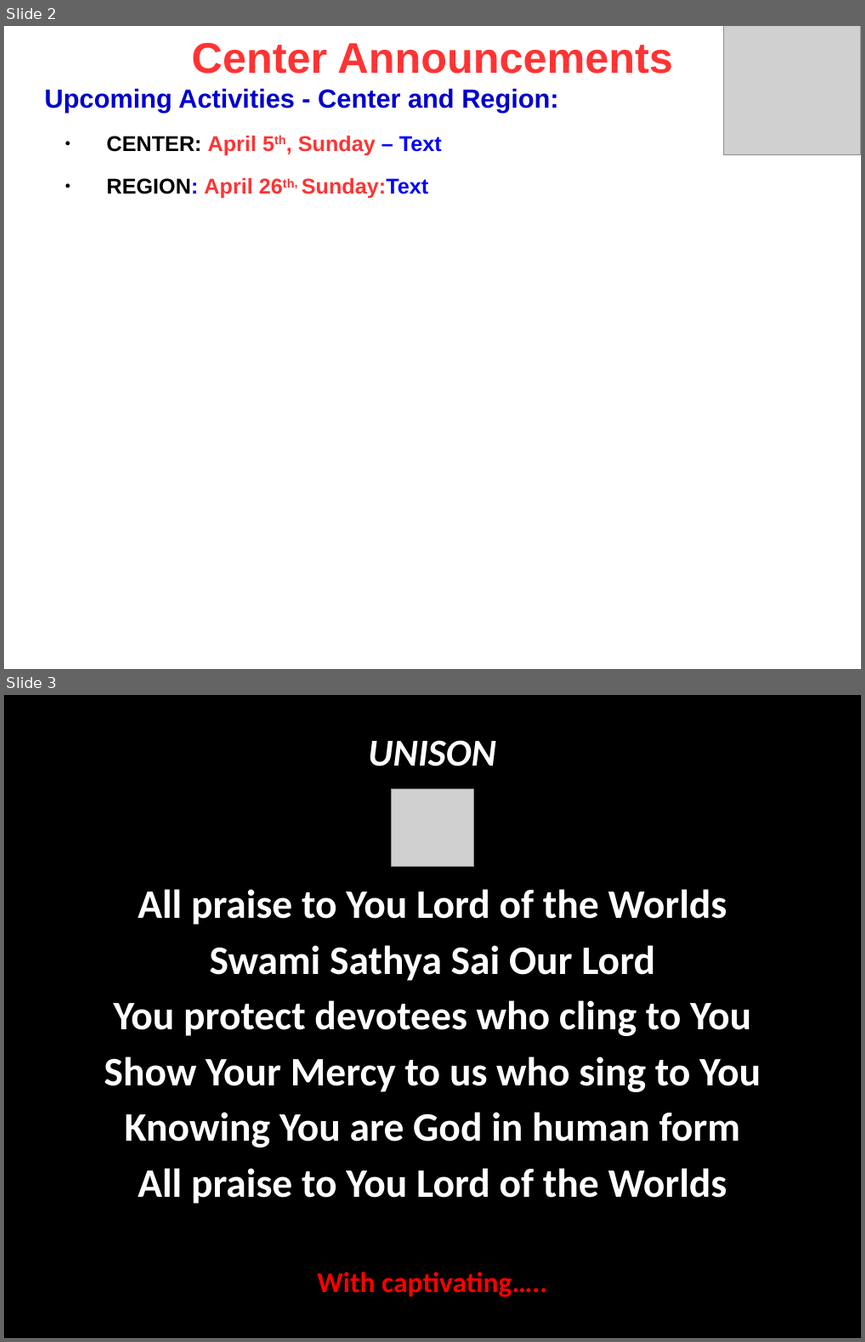
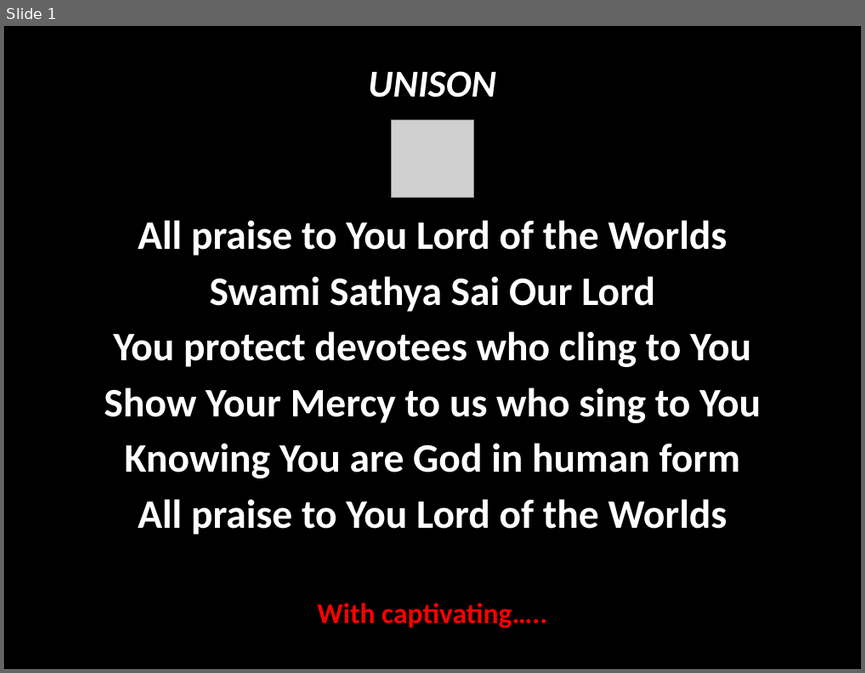
Before and after one commit to rkanadam/saibhajanmaker, a slide deck: WebContent/WEB-INF/suffix.pptx. Shown one above the other, each under a label of ours: slides 2 and 3 before the commit, slide 1 after it. The pictures are 865x1342 and 865x673 pixels, drawn with LibreOffice and Linux fonts; fonts in the diff are those of the drawing; grey boxes stand for pictures. Boxes give left, top, right and bottom in pixels: in the first picture for what was removed or moved away, otherwise in the second. Text is boxed around its words. In the diff, an @@ line names an element or a change of style, - is before the commit and + after.

```diff
--- a/WebContent/WEB-INF/suffix.pptx
+++ b/WebContent/WEB-INF/suffix.pptx
@@ slide 2 removed at (4, 26, 861, 669), background #FFFFFF @@
@@ text removed at (192, 43, 673, 74) @@
-Center Announcements
@@ picture removed at (724, 26, 861, 154) @@
@@ text removed at (45, 88, 558, 199) @@
-Upcoming Activities - Center and Region:
-● CENTER: April 5th, Sunday – Text
-● REGION: April 26th, Sunday:Text
@@ what was slide 3 is now slide 1 @@
```
Also in this commit, not shown: 1 other slide removed.
